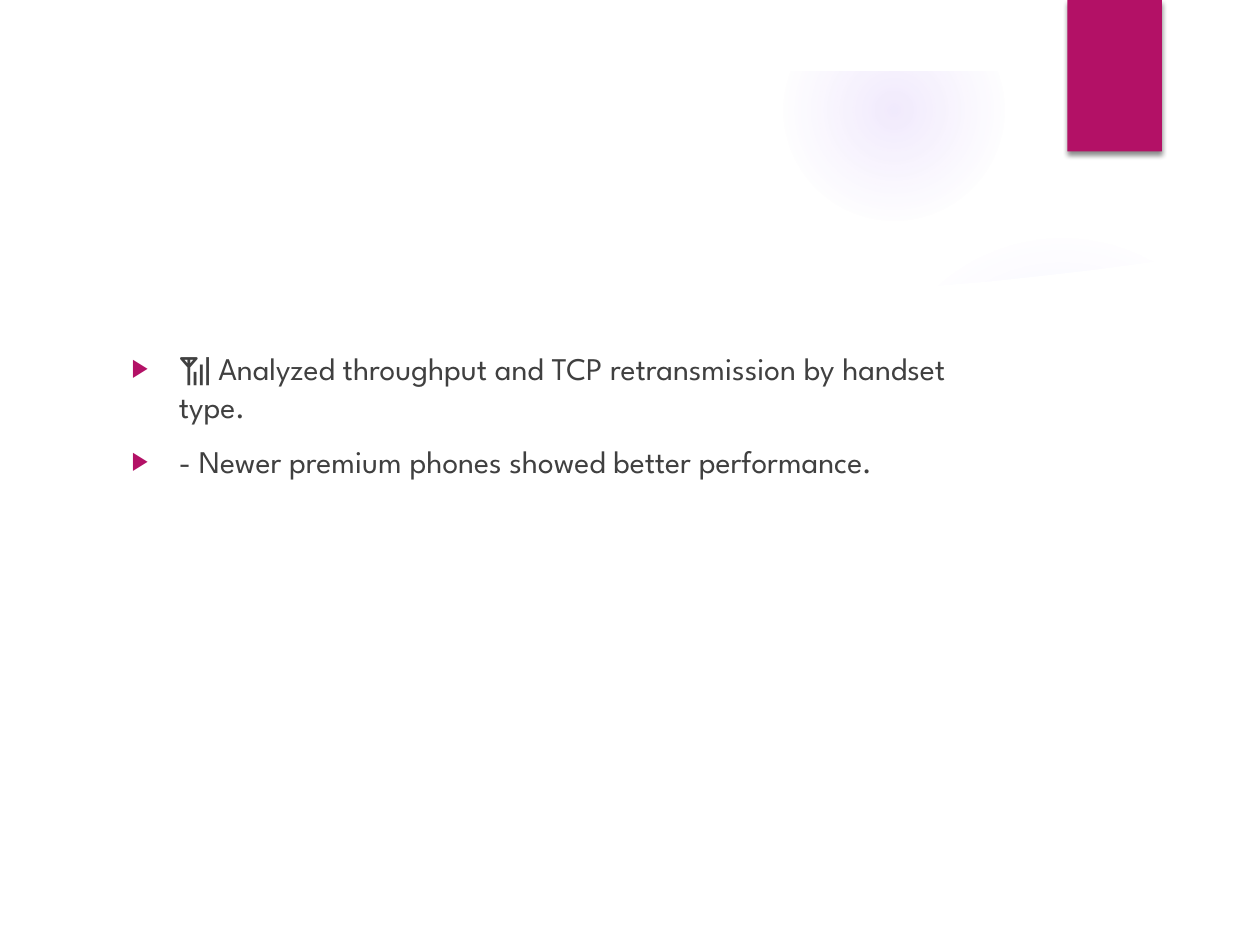
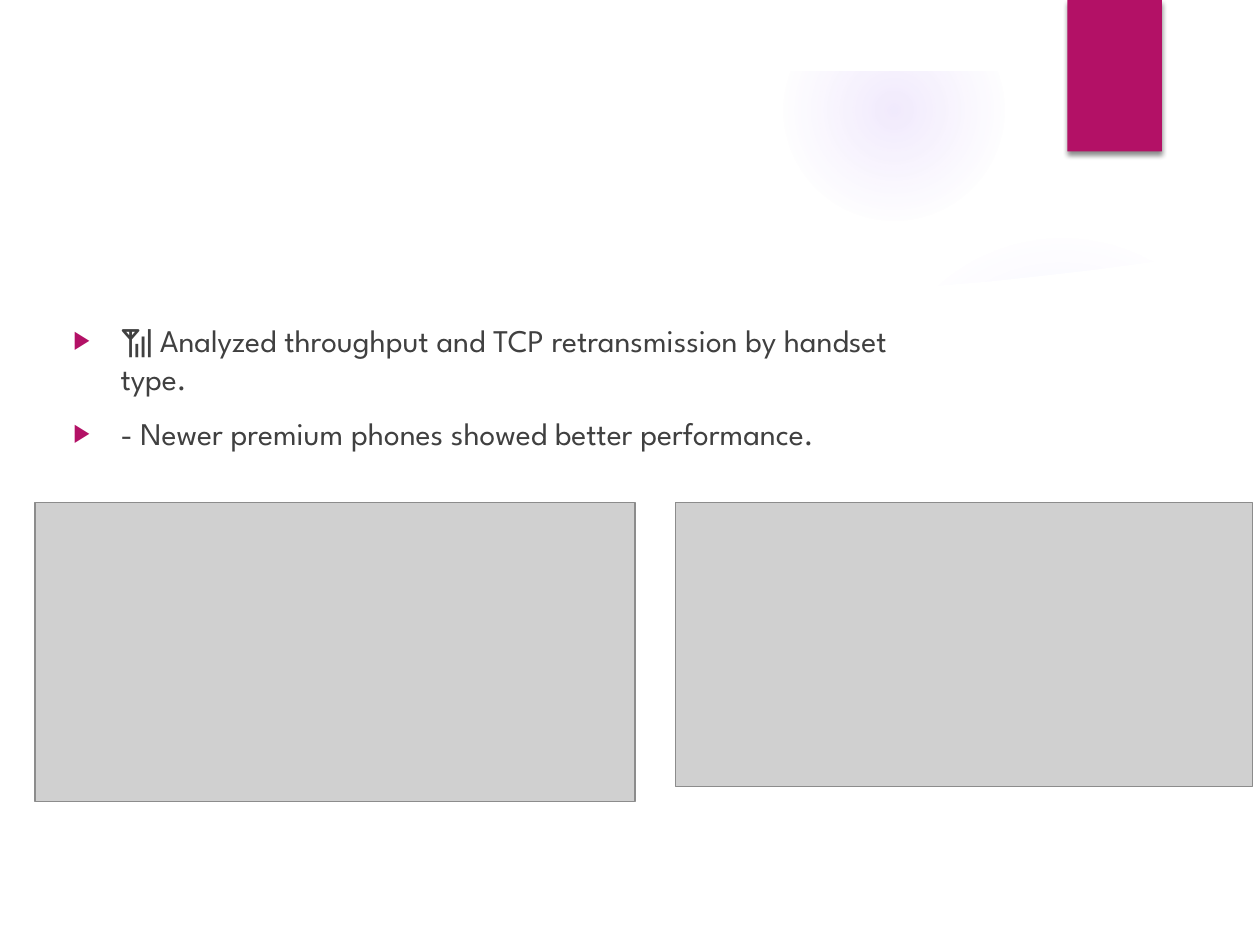
Before and after one commit to IrshadShaikh3181/Next_Hike_Project5, a slide deck: slide 14 of Detailed_Telecom_Analytics_Presentation.pptx. Drawn at 1260x945 pixels with LibreOffice and Linux fonts; fonts in the diff are those of the drawing; grey boxes stand for pictures; background and template pictures are left out. Boxes give left, top, right and bottom in pixels: in the first picture for what was removed or moved away, otherwise in the second. Text is boxed around its words. In the diff, an @@ line names an element or a change of style, - is before the commit and + after.

```diff
--- a/Detailed_Telecom_Analytics_Presentation.pptx
+++ b/Detailed_Telecom_Analytics_Presentation.pptx
@@ text "📶 Analyzed throughput and TCP ...": place and size @@
-text "📶 Analyzed throughput and TCP ..." at bbox=[179, 358, 872, 480]
+text "📶 Analyzed throughput and TCP ..." at bbox=[121, 330, 813, 452]
@@ picture added at bbox=[35, 503, 635, 801] @@
@@ picture added at bbox=[675, 503, 1252, 788] @@
```
Also in this commit, not shown: 12 other slides changed, 5 slides added, 8 slides removed.
